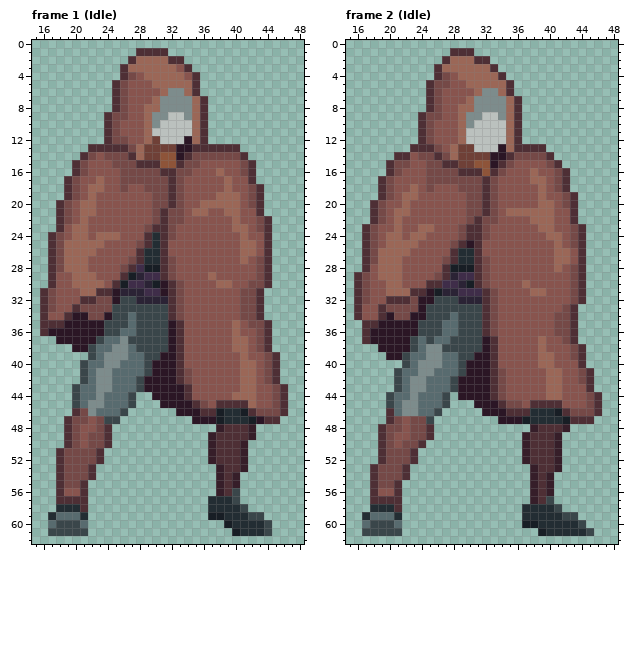
One commit to this pixel-art file: Personal_Roberto/ASEPRITE/1. Liora/Liora_Idle.aseprite. That is the earlier state.
64x64 pixels, 8 frames. Colours within 5 levels of each other are drawn and written as one. Shown: frame 1 (Idle): x 15..48, y 0..62; frame 2 (Idle): x 15..48, y 0..62. The commit also changed other frames, which this record leaves out.
Now the later version:
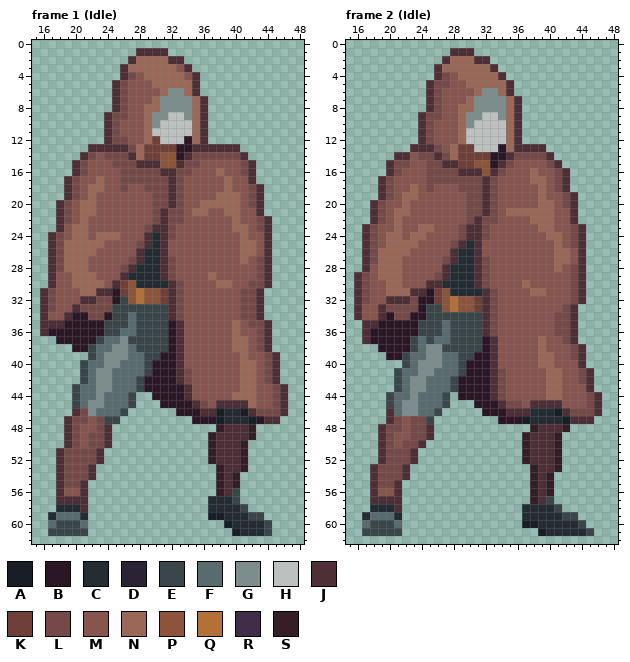
Palette (. is transparent): A #181e25  B #2b1625  C #232d33  D #2b2335  E #3a464a  F #586b6f  G #7d8c8c  H #bbc1be  J #4e2f35  K #6f4037  L #754947  M #88544e  N #9b6757  P #8e5439  Q #b47137  R #3f2d49  S #361e29
The exact change:
Frame 1 (Idle), layer "Flattened":
y 28: x 28..30 RAA -> CCC
y 29: x 27..30 ADRR -> CCCC
y 30: x 26..31 ARRDAB -> KPCCCC
y 31: x 26..31 DDDRRB -> KPQPPK
y 32: x 27..31 EDDDD -> PQPPK
Frame 2 (Idle), layer "Flattened":
y 25: x 30 B -> C
y 28: x 28..30 AAA -> CCC
y 29: x 28..30 DRR -> CCC
y 30: x 27..30 RRDA -> CCCC
y 31: x 26..31 ADDRRR -> KPCCCC
y 32: x 26..31 EEEDDD -> KPQPPK
y 33: x 27..31 EEEEE -> PQPPK
y 34..36: x 28 F -> E
Boxes around the changes in both pictures, in picture pixels (x1, y1, x2, y2):
changed: (120, 264, 168, 304)
changed: (434, 240, 482, 336)
